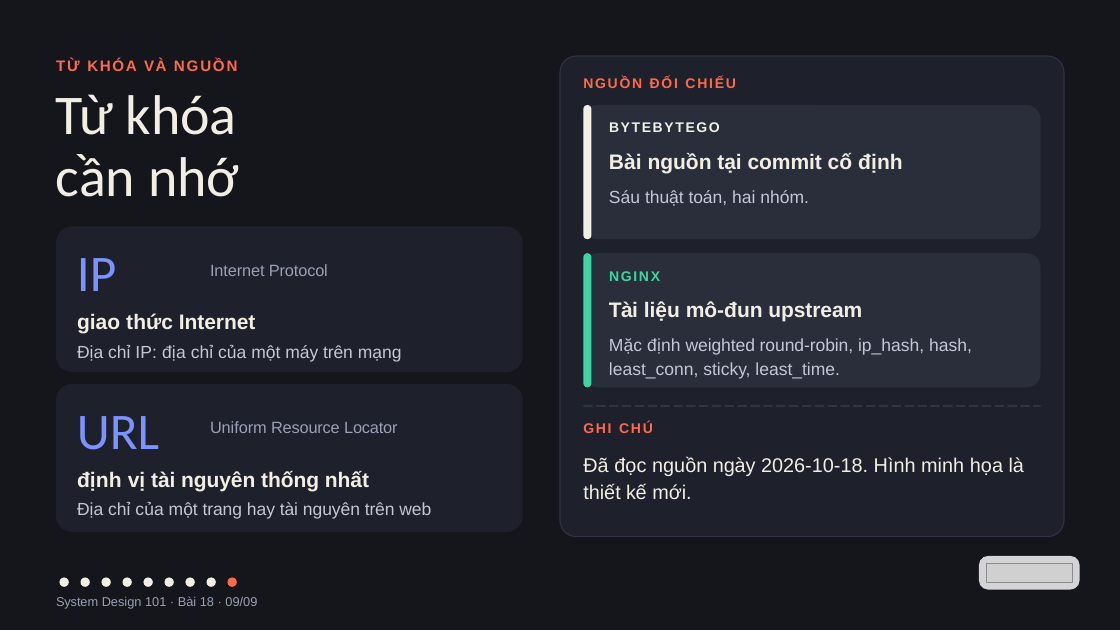
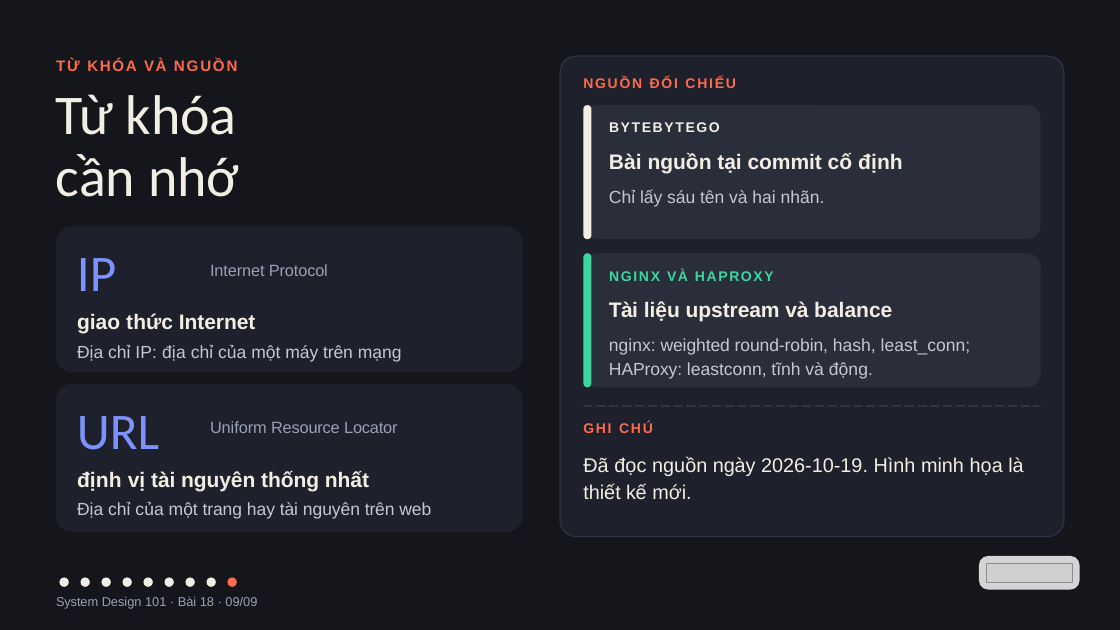
Before and after one commit to vohoailinh90/tool-marketing-studio, a slide deck: slide 9 of system-design-101/vi/lessons/sd-10-018/slides/sd-10-018.pptx. Drawn at 1120x630 pixels with LibreOffice and Linux fonts; fonts in the diff are those of the drawing; grey boxes stand for pictures. Boxes give left, top, right and bottom in pixels: in the first picture for what was removed or moved away, otherwise in the second. Text is boxed around its words. In the diff, an @@ line names an element or a change of style, - is before the commit and + after.

```diff
--- a/system-design-101/vi/lessons/sd-10-018/slides/sd-10-018.pptx
+++ b/system-design-101/vi/lessons/sd-10-018/slides/sd-10-018.pptx
@@ text at [609, 190, 825, 207]: text changed @@
-Sáu thuật toán, hai nhóm.
+Chỉ lấy sáu tên và hai nhãn.
@@ text at [667, 269, 688, 281]: text changed @@
-NGINX
+NGINX VÀ HAPROXY
@@ text at [609, 301, 892, 322]: text changed @@
-Tài liệu mô-đun upstream
+Tài liệu upstream và balance
@@ text at [609, 338, 970, 379]: text changed @@
-Mặc định weighted round-robin, ip_hash, hash, least_conn, sticky, least_time.
+nginx: weighted round-robin, hash, least_conn; HAProxy: leastconn, tĩnh và động.
@@ text at [583, 456, 1023, 499]: text changed @@
-Đã đọc nguồn ngày 2026-10-18. Hình minh họa là thiết kế mới.
+Đã đọc nguồn ngày 2026-10-19. Hình minh họa là thiết kế mới.
```
Also in this commit, not shown: 5 other slides changed, 4 other files.
